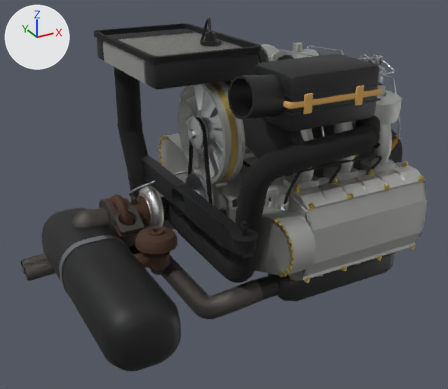
What one commit did to the glTF model engine-lab/engine930.glb.
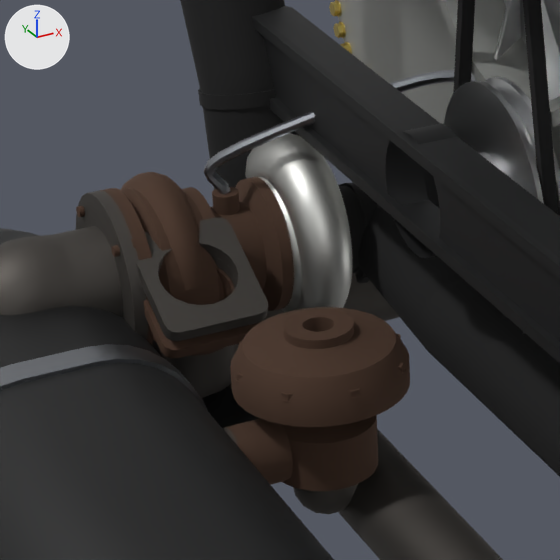
Each version appears first whole from a 50 mm camera at (-0.973, -1.361, 0.674) aimed at (-0.239, -0.025, 0.007), and next in a close-up on the part from 18% to 47% of the width and 40% to 73% of the height. Lighting does not change. The marker at upper left points along +X, +Y and +Z. The older version's two pictures come first. Where no turn or scale is listed for an object, it has been applied to the vertices. Vertices at exactly the same position are counted once.

The first close-up shows 'ChainCover_L', 'Charge_Pipe', 'Crossover_Pipe', 'Engine_Carrier', 'Inlet_Duct', 'Muffler', 'Turbine_Inlet_Pipe', 'Turbine_Outlet_Pipe', 'Turbo_Centre_Housing', 'Turbo_Compressor_Housing', 'Turbo_Turbine_Housing', 'Wastegate_Body' and 13 more.
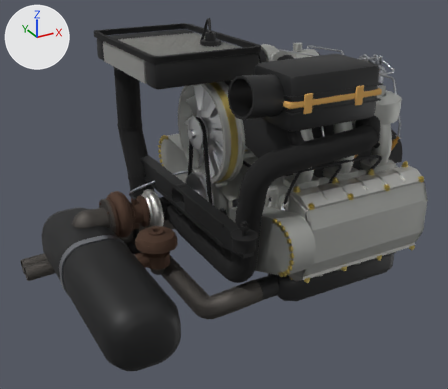
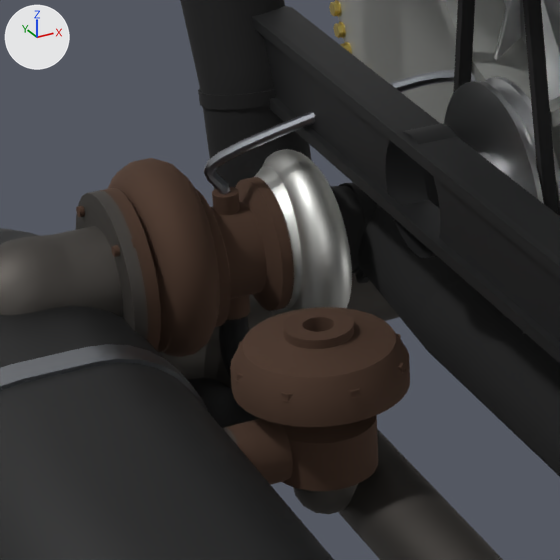
Scene script edits in JSON lines:
```json
{"block": "me_turbine_inlet_pipe", "where": "# used by ob_turbine_inlet_pipe; location = (0.0, 0.0, 0.0)"}
{"op": "remove", "block": "me_turbine_inlet_pipe", "code": "me_turbine_inlet_pipe.from_pydata(...)  # 1504 vertices, 3008 faces; spans x -0.497..-0.202, y -0.002..0.268, z -0.229..-0.054"}
{"op": "add", "block": "me_turbine_inlet_pipe", "code": "me_turbine_inlet_pipe.from_pydata(...)  # 1504 vertices, 3008 faces; spans x -0.497..-0.202, y -0.002..0.282, z -0.229..-0.125"}
{"block": "me_turbine_inlet_pipe", "change": "me_turbine_inlet_pipe part 1: the loose piece of 72 vertices spanning x -0.497..-0.427, y 0.081..0.16, z -0.1..-0.054 is turned 160 degrees about the x axis through its middle, then moved by (0.0, 0.12, -0.057)"}
{"block": "me_turbine_inlet_pipe", "change": "me_turbine_inlet_pipe part 2: 777 of 1504 vertices moved; they spanned x -0.492..-0.322, y 0.095..0.268, z -0.216..-0.068 and now span x -0.492..-0.321, y 0.206..0.274, z -0.225..-0.126; mean shift (-0.001, 0.043, -0.021); largest move (-0.489, 0.111, -0.086) -> (-0.483, 0.26, -0.127)"}
{"block": "me_turbo_compressor_housing", "where": "# used by ob_turbo_compressor_housing; location = (0.0, 0.0, 0.0)"}
{"op": "remove", "block": "me_turbo_compressor_housing", "code": "me_turbo_compressor_housing.from_pydata(...)  # 830 vertices, 1656 faces; spans x -0.4..-0.332, y 0.118..0.274, z -0.157..-0.024"}
{"op": "add", "block": "me_turbo_compressor_housing", "code": "me_turbo_compressor_housing.from_pydata(...)  # 830 vertices, 1656 faces; spans x -0.4..-0.332, y 0.119..0.273, z -0.165..-0.034"}
{"block": "me_turbo_compressor_housing", "change": "me_turbo_compressor_housing part 3: 434 of 830 vertices moved; they spanned x -0.389..-0.343, y 0.118..0.254, z -0.157..-0.024 and now span x -0.389..-0.343, y 0.119..0.259, z -0.165..-0.034; mean shift (0.0, 0.0, -0.002); largest move (-0.371, 0.175, -0.025) -> (-0.371, 0.192, -0.125)"}
{"block": "me_turbo_compressor_housing", "change": "other edits to the shape of me_turbo_compressor_housing do not show in these pictures"}
{"block": "me_turbo_turbine_housing", "where": "# used by ob_turbo_turbine_housing; location = (0.0, 0.0, 0.0)"}
{"op": "remove", "block": "me_turbo_turbine_housing", "code": "me_turbo_turbine_housing.from_pydata(...)  # 1234 vertices, 2464 faces; spans x -0.508..-0.427, y 0.089..0.252, z -0.167..-0.033"}
{"op": "add", "block": "me_turbo_turbine_housing", "code": "me_turbo_turbine_housing.from_pydata(...)  # 1240 vertices, 2464 faces; spans x -0.508..-0.427, y 0.119..0.28, z -0.156..-0.024"}
{"block": "me_turbo_turbine_housing", "change": "me_turbo_turbine_housing part 4: the loose piece of 434 vertices spanning x -0.489..-0.435, y 0.115..0.252, z -0.167..-0.033 is turned 160 degrees about the x axis through its middle, then moved by (0.0, 0.005, 0.009)"}
{"block": "me_turbo_turbine_housing", "change": "me_turbo_turbine_housing part 5: the loose piece of 140 vertices spanning x -0.497..-0.427, y 0.089..0.168, z -0.127..-0.07 is deleted"}
{"block": "me_turbo_turbine_housing", "change": "other edits to the shape of me_turbo_turbine_housing do not show in these pictures"}
```

Changed parts and their boxes [x1, y1, x2, y2] in the close-ups (560 x 560 px; the box of a moved part takes in the faces that stretch with it):
```json
{"object": "Turbo_Turbine_Housing", "change": "reshaped", "before": [76, 172, 264, 358], "after": [76, 158, 220, 357], "on screen": "23% narrower, 7% taller"}
{"object": "Turbine_Inlet_Pipe", "change": "reshaped", "before": [136, 218, 399, 514], "after": [158, 273, 399, 514], "on screen": "mostly hidden afterwards"}
{"object": "Turbo_Compressor_Housing", "change": "reshaped", "before": [245, 133, 353, 312], "after": [254, 149, 352, 316]}
{"part": 1, "of": "me_turbine_inlet_pipe", "change": "moved or reshaped", "before": [136, 218, 268, 341], "on screen": "not visible afterwards"}
{"part": 2, "of": "me_turbine_inlet_pipe", "change": "moved or reshaped", "before": [152, 255, 399, 398], "after": [158, 273, 399, 380]}
{"part": 3, "of": "me_turbo_compressor_housing", "change": "moved or reshaped", "before": [245, 133, 353, 309], "after": [262, 149, 352, 309]}
{"part": 4, "of": "me_turbo_turbine_housing", "change": "moved or reshaped", "before": [120, 172, 202, 290], "after": [108, 158, 220, 357]}
{"part": 5, "of": "me_turbo_turbine_housing", "change": "deleted", "before": [143, 268, 264, 358]}
```
